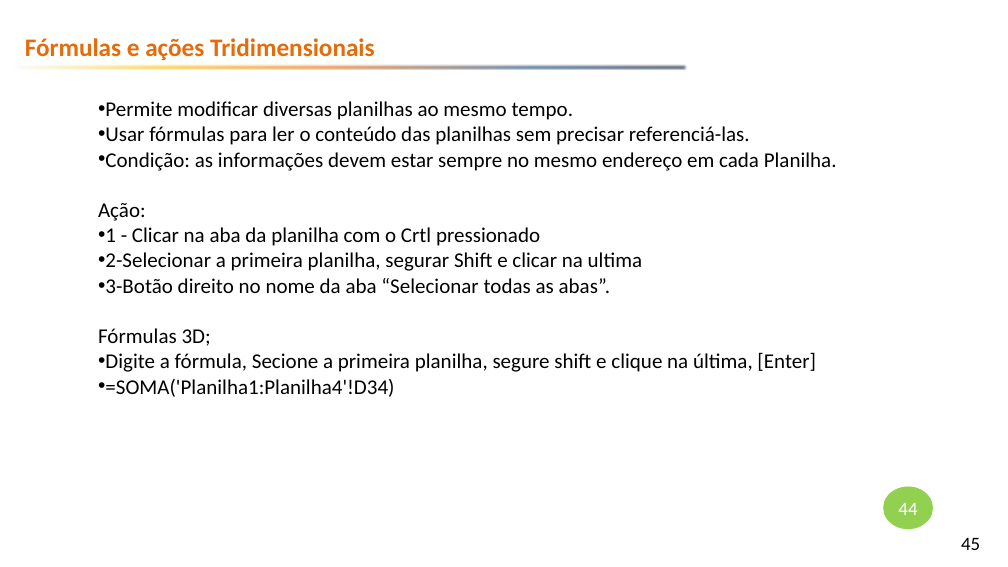
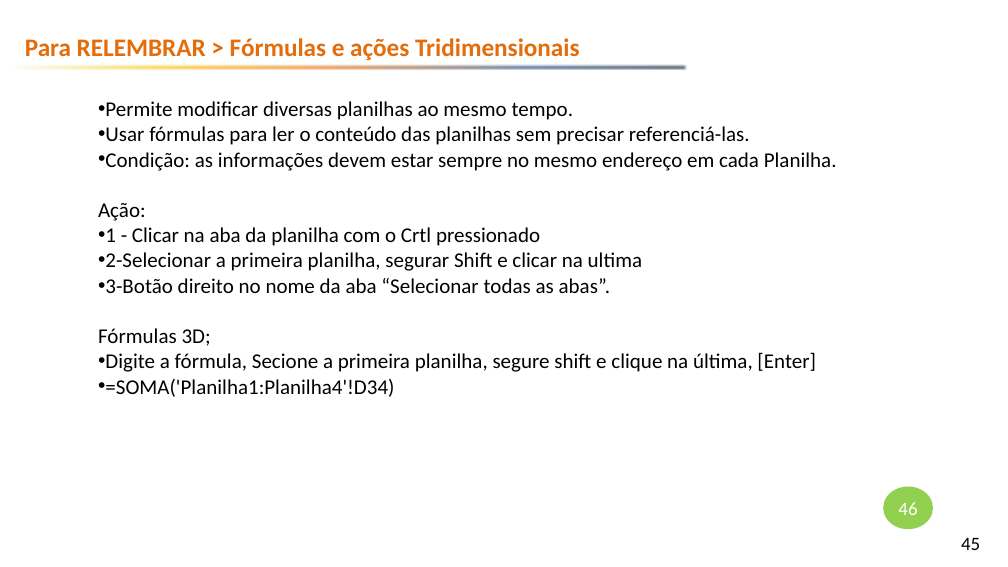
Before and after one commit to emerson-fenrir/Excel_Basico, a slide deck: slide 45 of Professor/Aula3.pptx. Drawn at 1008x567 pixels with LibreOffice and Linux fonts; fonts in the diff are those of the drawing; background and template pictures are left out. Boxes give left, top, right and bottom in pixels: in the first picture for what was removed or moved away, otherwise in the second. Text is boxed around its words. In the diff, an @@ line names an element or a change of style, - is before the commit and + after.

```diff
--- a/Professor/Aula3.pptx
+++ b/Professor/Aula3.pptx
@@ text at [25, 38, 580, 61]: text changed @@
-Fórmulas e ações Tridimensionais
+Para RELEMBRAR > Fórmulas e ações Tridimensionais
@@ text in ellipse at [898, 502, 917, 515]: text changed @@
-44
+46
```
Also in this commit, not shown: 3 other slides changed, 4 slides added, 1 slide removed, 30 other files.
